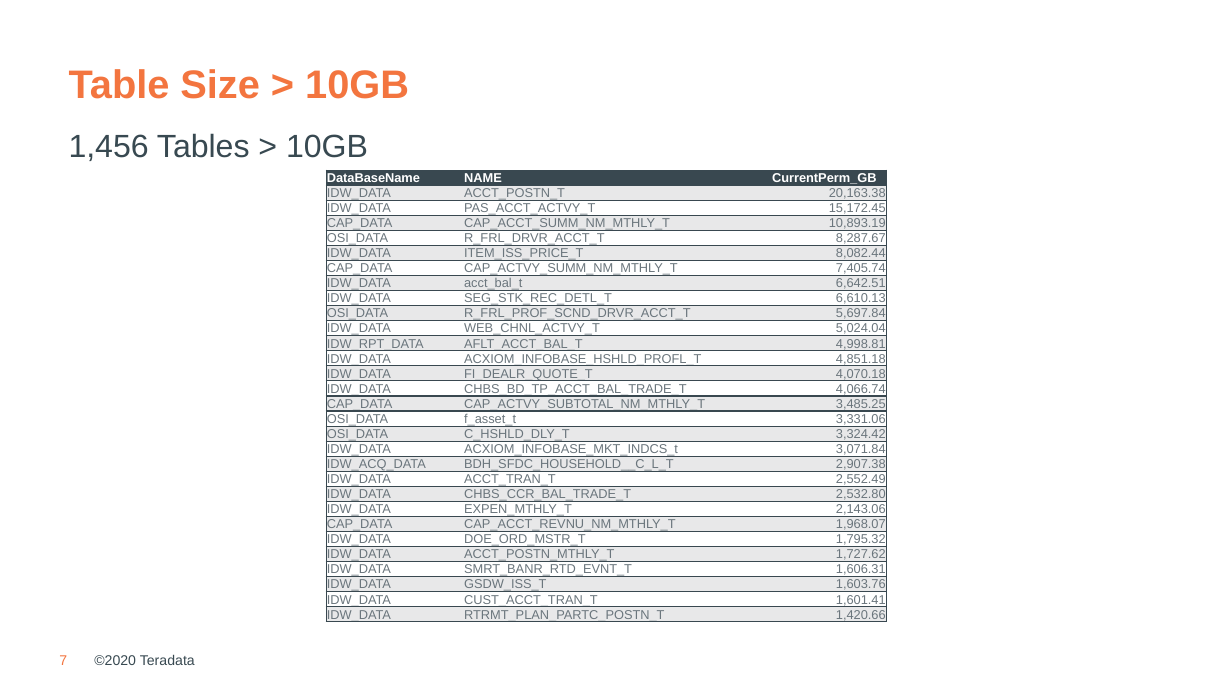
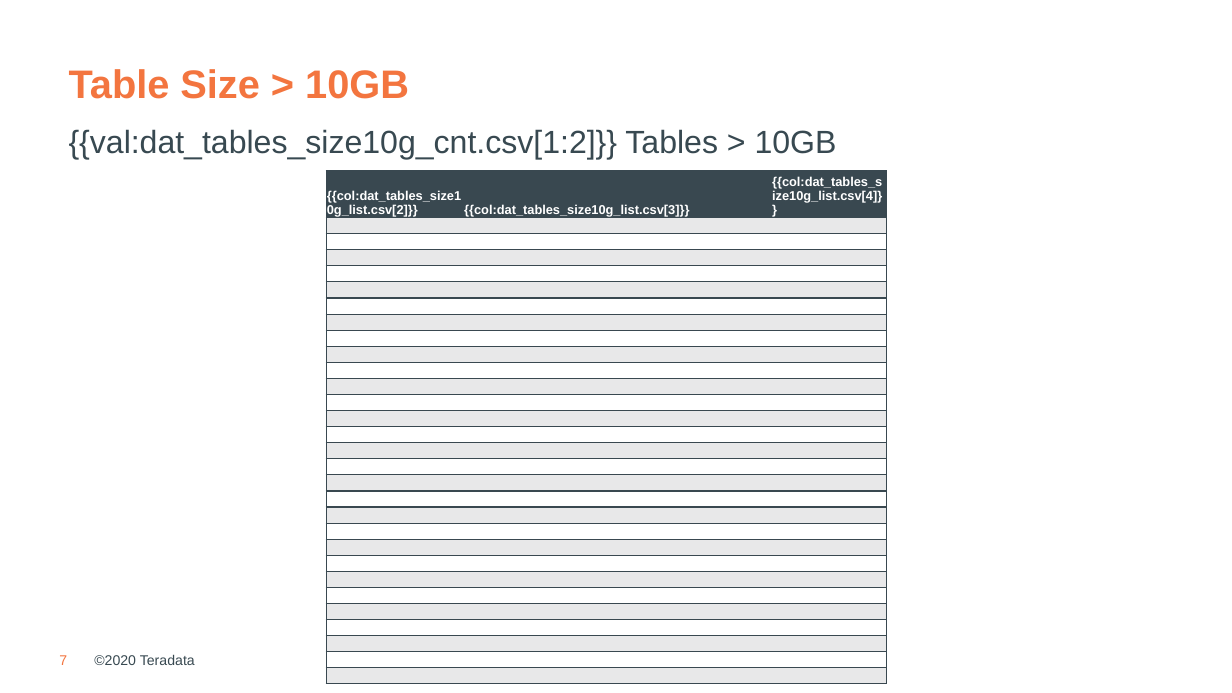
Before and after one commit to tdcoa/sql, a slide deck: slide 7 of filesets/workload_analytics/workload_characteristics.pptx. Drawn at 1232x693 pixels with LibreOffice and Linux fonts; fonts in the diff are those of the drawing; background and template pictures are left out. Boxes give left, top, right and bottom in pixels: in the first picture for what was removed or moved away, otherwise in the second. Text is boxed around its words. In the diff, an @@ line names an element or a change of style, - is before the commit and + after.

```diff
--- a/filesets/workload_analytics/workload_characteristics.pptx
+++ b/filesets/workload_analytics/workload_characteristics.pptx
@@ text at (x1=69, y1=129, x2=837, y2=160): text changed @@
-1,456 Tables > 10GB
+{{val:dat_tables_size10g_cnt.csv[1:2]}} Tables > 10GB
@@ table at (x1=326, y1=171, x2=886, y2=685) @@
-row 1: DataBaseName | NAME | CurrentPerm_GB
+row 1: {{col:dat_tables_size10g_list.csv[2]}} | {{col:dat_tables_size10g_list.csv[3]}} | {{col:dat_tables_size10g_list.csv[4]}}
-row 2: IDW_DATA | ACCT_POSTN_T | 20,163.38
+row 2:  |  | 
-row 3: IDW_DATA | PAS_ACCT_ACTVY_T | 15,172.45
+row 3:  |  | 
-row 4: CAP_DATA | CAP_ACCT_SUMM_NM_MTHLY_T | 10,893.19
+row 4:  |  | 
-row 5: OSI_DATA | R_FRL_DRVR_ACCT_T | 8,287.67
+row 5:  |  | 
-row 6: IDW_DATA | ITEM_ISS_PRICE_T | 8,082.44
+row 6:  |  | 
-row 7: CAP_DATA | CAP_ACTVY_SUMM_NM_MTHLY_T | 7,405.74
+row 7:  |  | 
-row 8: IDW_DATA | acct_bal_t | 6,642.51
+row 8:  |  | 
-row 9: IDW_DATA | SEG_STK_REC_DETL_T | 6,610.13
+row 9:  |  | 
-row 10: OSI_DATA | R_FRL_PROF_SCND_DRVR_ACCT_T | 5,697.84
+row 10:  |  | 
-row 11: IDW_DATA | WEB_CHNL_ACTVY_T | 5,024.04
+row 11:  |  | 
-row 12: IDW_RPT_DATA | AFLT_ACCT_BAL_T | 4,998.81
+row 12:  |  | 
-row 13: IDW_DATA | ACXIOM_INFOBASE_HSHLD_PROFL_T | 4,851.18
+row 13:  |  | 
-row 14: IDW_DATA | FI_DEALR_QUOTE_T | 4,070.18
+row 14:  |  | 
-row 15: IDW_DATA | CHBS_BD_TP_ACCT_BAL_TRADE_T | 4,066.74
+row 15:  |  | 
-row 16: CAP_DATA | CAP_ACTVY_SUBTOTAL_NM_MTHLY_T | 3,485.25
+row 16:  |  | 
-row 17: OSI_DATA | f_asset_t | 3,331.06
+row 17:  |  | 
-row 18: OSI_DATA | C_HSHLD_DLY_T | 3,324.42
+row 18:  |  | 
-row 19: IDW_DATA | ACXIOM_INFOBASE_MKT_INDCS_t | 3,071.84
+row 19:  |  | 
-row 20: IDW_ACQ_DATA | BDH_SFDC_HOUSEHOLD__C_L_T | 2,907.38
+row 20:  |  | 
-row 21: IDW_DATA | ACCT_TRAN_T | 2,552.49
+row 21:  |  | 
-row 22: IDW_DATA | CHBS_CCR_BAL_TRADE_T | 2,532.80
+row 22:  |  | 
-row 23: IDW_DATA | EXPEN_MTHLY_T | 2,143.06
+row 23:  |  | 
-row 24: CAP_DATA | CAP_ACCT_REVNU_NM_MTHLY_T | 1,968.07
+row 24:  |  | 
-row 25: IDW_DATA | DOE_ORD_MSTR_T | 1,795.32
+row 25:  |  | 
-row 26: IDW_DATA | ACCT_POSTN_MTHLY_T | 1,727.62
+row 26:  |  | 
-row 27: IDW_DATA | SMRT_BANR_RTD_EVNT_T | 1,606.31
+row 27:  |  | 
-row 28: IDW_DATA | GSDW_ISS_T | 1,603.76
+row 28:  |  | 
-row 29: IDW_DATA | CUST_ACCT_TRAN_T | 1,601.41
+row 29:  |  | 
-row 30: IDW_DATA | RTRMT_PLAN_PARTC_POSTN_T | 1,420.66
+row 30:  |  | 
```
Also in this commit, not shown: 1 other slide changed, 2 other files.
